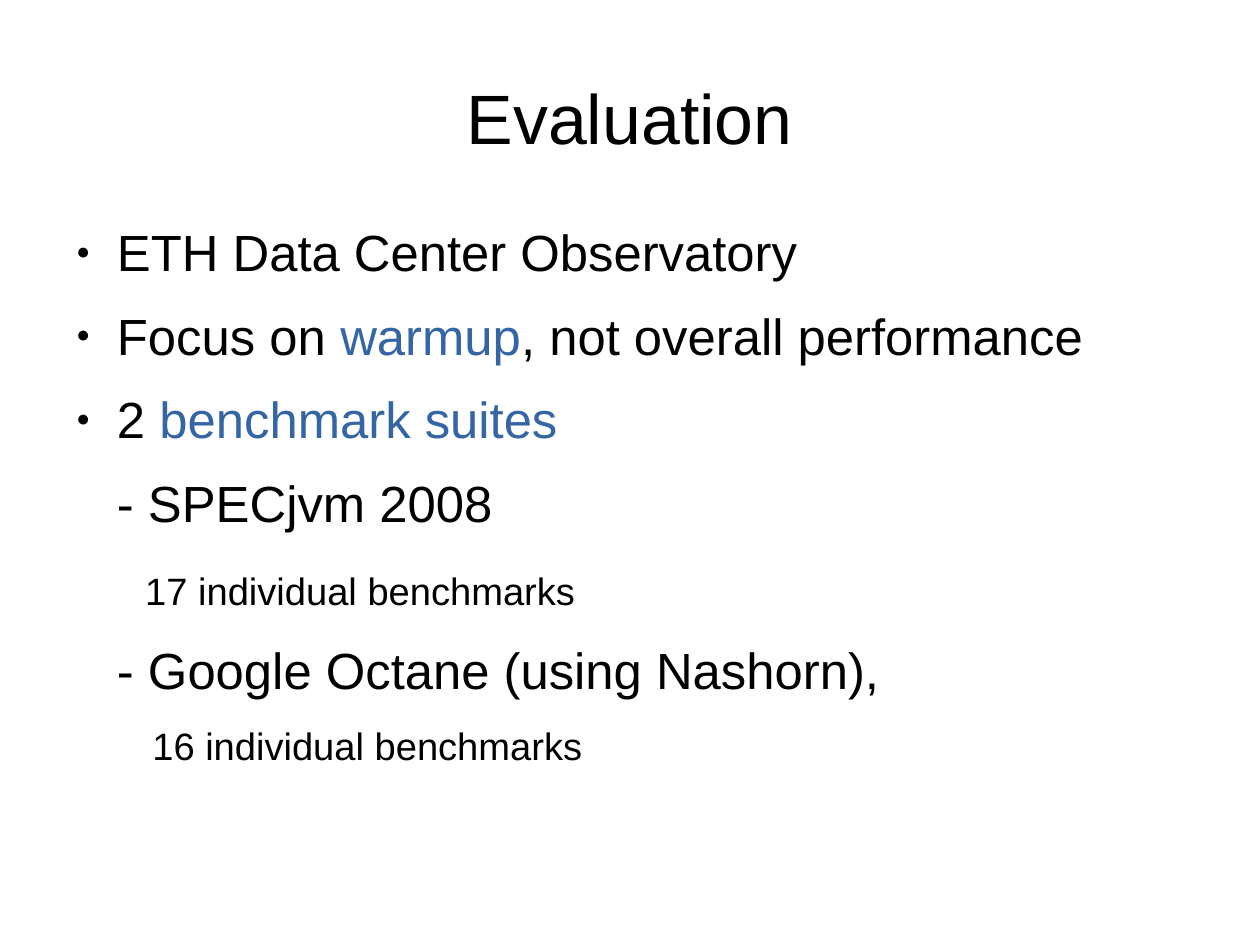
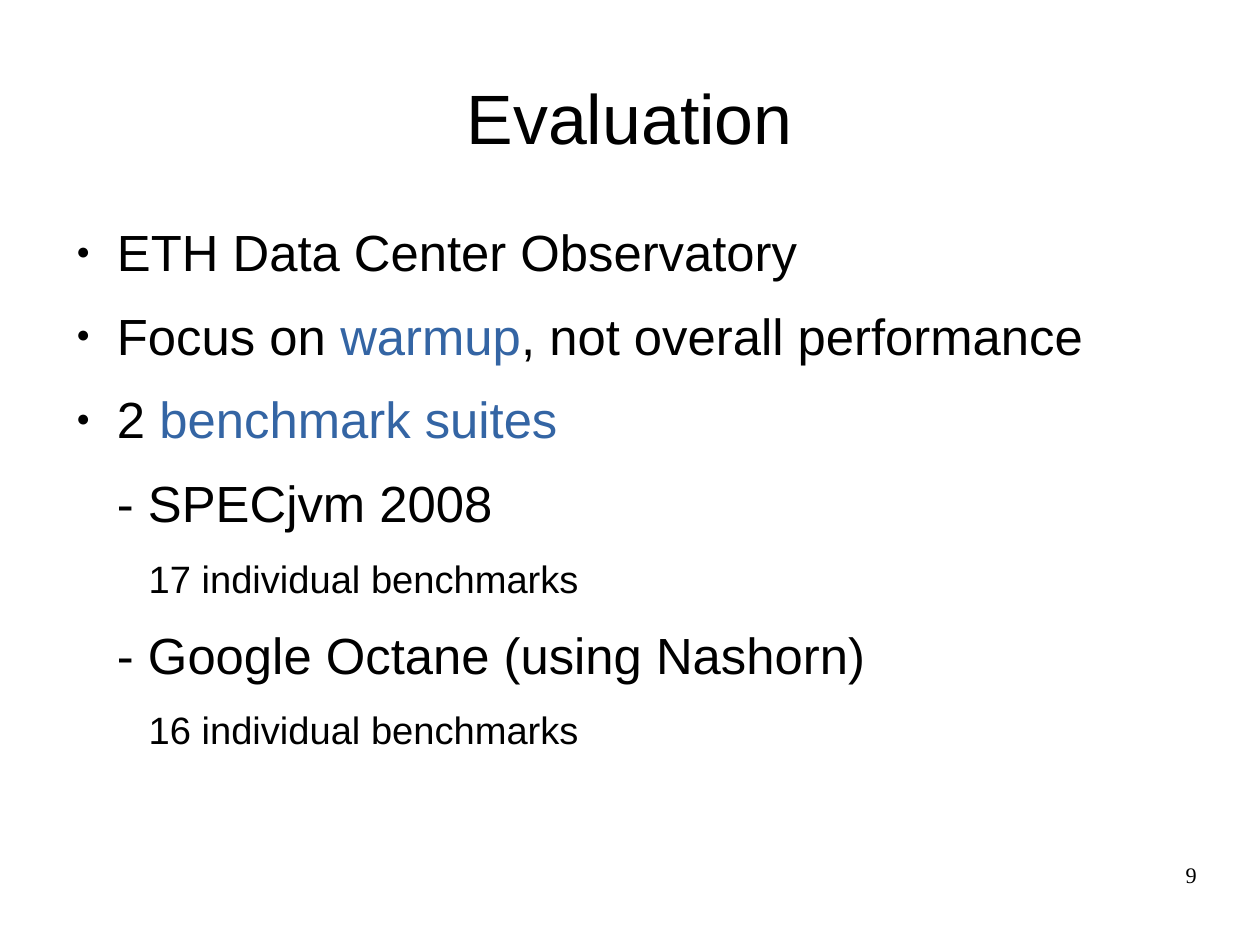
Before and after one commit to mohlerm/hotspot, a slide deck: slide 9 of presentation/profile_caching_mohlerm_presentation.odp. Drawn at 1260x945 pixels with LibreOffice and Linux fonts; fonts in the diff are those of the drawing. Boxes give left, top, right and bottom in pixels: in the first picture for what was removed or moved away, otherwise in the second. Text is boxed around its words. In the diff, an @@ line names an element or a change of style, - is before the commit and + after.

```diff
--- a/presentation/profile_caching_mohlerm_presentation.odp
+++ b/presentation/profile_caching_mohlerm_presentation.odp
@@ text at [148, 637, 865, 684]: text changed @@
-- Google Octane (using Nashorn),
+- Google Octane (using Nashorn)
@@ page number added at [1186, 868, 1197, 884], 14 pt, text #000000 @@
+9
```
Also in this commit, not shown: 9 other slides changed, 12 slides added, 7 slides removed, 37 other files.
